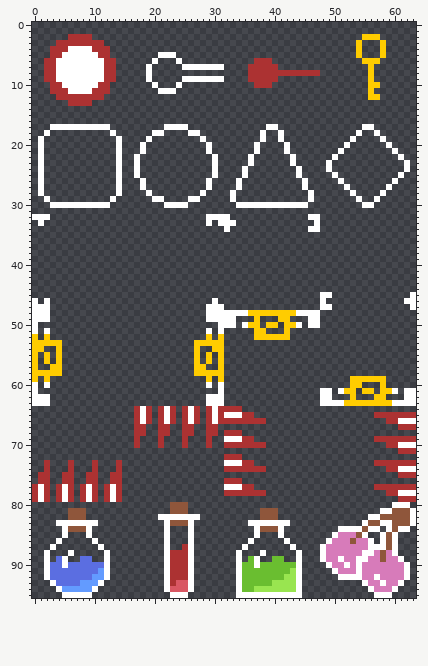
Two versions of one pixel-art file, Assets/Sprites/props.aseprite. The picture above was drawn from the file before the commit.
64x96 pixels, 1 frame.
Now the later version:
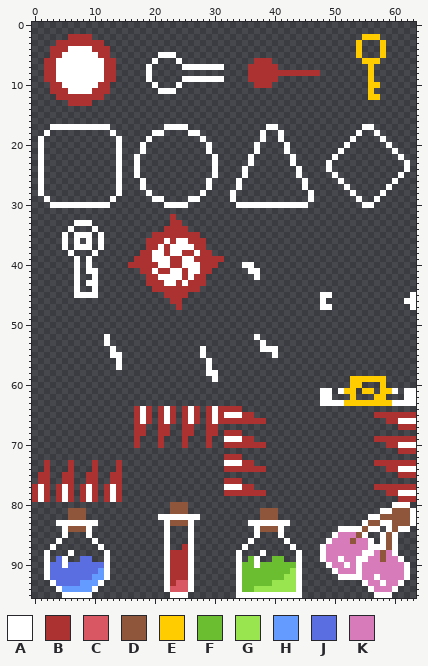
Palette (. is transparent): A #ffffff  B #ac3232  C #d95763  D #8f563b  E #ffcc00  F #6abe30  G #99e550  H #639bff  J #5b6ee1  K #d77bba
The edit:
@@ x 0..63 @@
 31 ................................................................
-32 AAA..........................AAAA.............AA................
-33 .A...........................A.AAA.............A................
-34 ................................A.............AA................
-35 ................................................................
-36 ................................................................
-37 ................................................................
-38 ................................................................
-39 ................................................................
-40 ................................................................
-41 ................................................................
-42 ................................................................
-43 ................................................................
-44 ................................................................
-45 ................................................AA.............A
-46 A.A...........................A.................A.............AA
-47 AAA..........................AAA................AA.............A
-48 AAA..........................AAAAAAAEEEEEEEEAAAA................
-49 AAA..........................AAAAA...E...EE...AA................
-50 A..............................AAA.AEE.EE.EEA.AA................
-51 A.A..........................A.A.....EE...E.....................
-52 E.E..........................E.E.....EEEEEE.....................
-53 EEEEE......................EEEEE................................
-54 EE..E......................E..EE................................
-55 E.E.E......................E.E.E................................
-56 E.E.E......................E.E.E................................
-57 E..EE......................EE..E................................
-58 EEEEE......................EEEEE................................
-59 E.E..........................E.E.....................EEEEEE.....
-60 A.A..........................A.A.....................EE...E.....
-61 A..............................A................AA.AEE.EE.EEA.AA
-62 AAA..........................AAA................AA...E...EE...AA
-63 AAA..........................AAA................AAAAEEEEEEEEAAAA
+32 .......................B........................................
+33 .......AAA.............BB.......................................
+34 ......A...A...........BBBB......................................
+35 .....A.AAA.A........BBBBBBBB....................................
+36 .....A.A.A.A.......BBBABAABBB...................................
+37 .....A.AAA.A.......BBABAAAABB...................................
+38 ......A...A.......BBAABAABBABB..................................
+39 .......A.A.......BBBAAABBAABBBBB................................
+40 .......A.A......BBBBBAABBAAABBB....AA...........................
+41 .......A.AA.......BBABBAABAABB......AA..........................
+42 .......A..A........BBAAAABABB........A..........................
+43 .......A.AA........BBBAABABBB...................................
+44 .......A..A.........BBBBBBBB....................................
+45 .......AAAA...........BBBB......................AA.............A
+46 .......................BB.......................A.............AA
+47 ........................B.......................AA.............A
+48 ................................................................
+49 ................................................................
+50 ................................................................
+51 ................................................................
+52 ............A........................A..........................
+53 ............A.........................A.........................
+54 .............A..............A.........AAA.......................
+55 .............AA.............A...........A.......................
+56 ..............A..............A..................................
+57 ..............A..............A..................................
+58 .............................AA.................................
+59 ..............................A......................EEEEEE.....
+60 .....................................................EE...E.....
+61 ................................................AA.AEE.EE.EEA.AA
+62 ................................................AA...E...EE...AA
+63 ................................................AAAAEEEEEEEEAAAA
 64 .................BAB.BAB.BAB.BABBBB.............................
